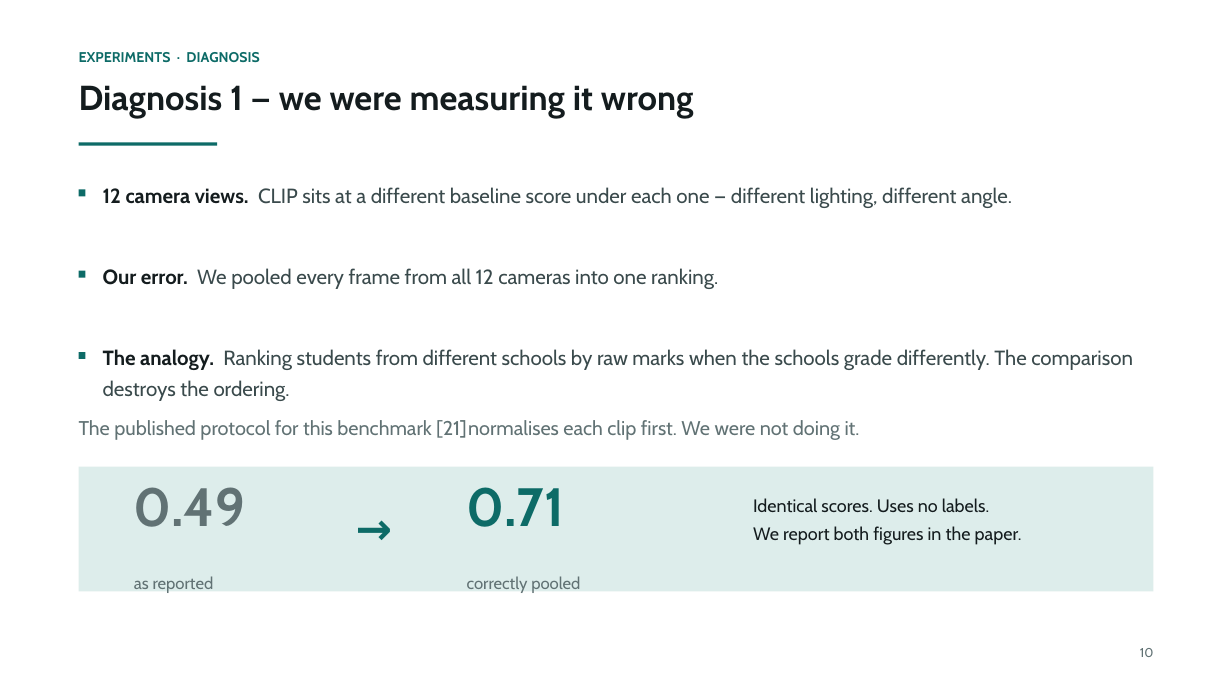
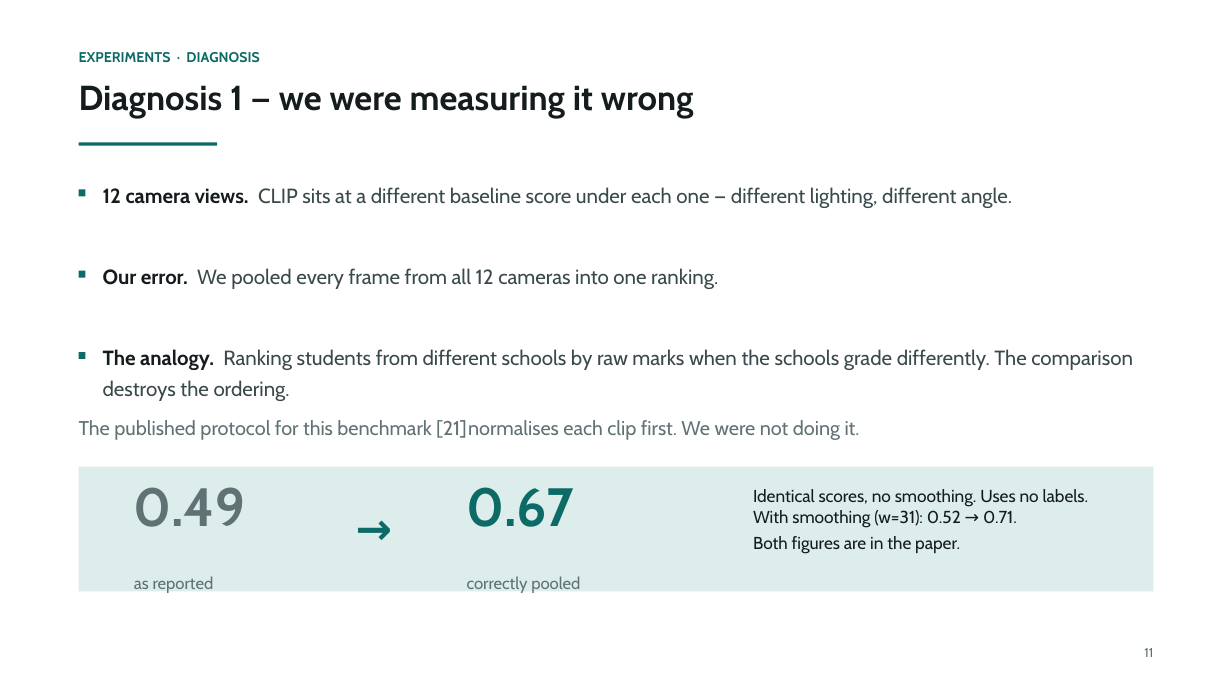
Before and after one commit to prakash-nitc/multimodal-anomaly-detection, a slide deck: slide 12 of docs/06_presentations/DA-ZVAD_Phase3_Review.pptx (slide 11 before the commit). Drawn at 1232x693 pixels with LibreOffice and Linux fonts; fonts in the diff are those of the drawing. Boxes give left, top, right and bottom in pixels: in the first picture for what was removed or moved away, otherwise in the second. Text is boxed around its words. In the diff, an @@ line names an element or a change of style, - is before the commit and + after.

```diff
--- a/docs/06_presentations/DA-ZVAD_Phase3_Review.pptx
+++ b/docs/06_presentations/DA-ZVAD_Phase3_Review.pptx
@@ text at [467, 487, 575, 527]: text changed @@
-0.71
+0.67
@@ text at [753, 489, 1088, 553]: text changed; size 14 to 13.5 pt @@
-Identical scores. Uses no labels.
-We report both figures in the paper.
+Identical scores, no smoothing. Uses no labels.
+With smoothing (w=31): 0.52 → 0.71.
+Both figures are in the paper.
@@ text at [1144, 648, 1153, 657]: text changed @@
-10
+11
```
Also in this commit, not shown: 31 other slides changed, 1 slide added.
